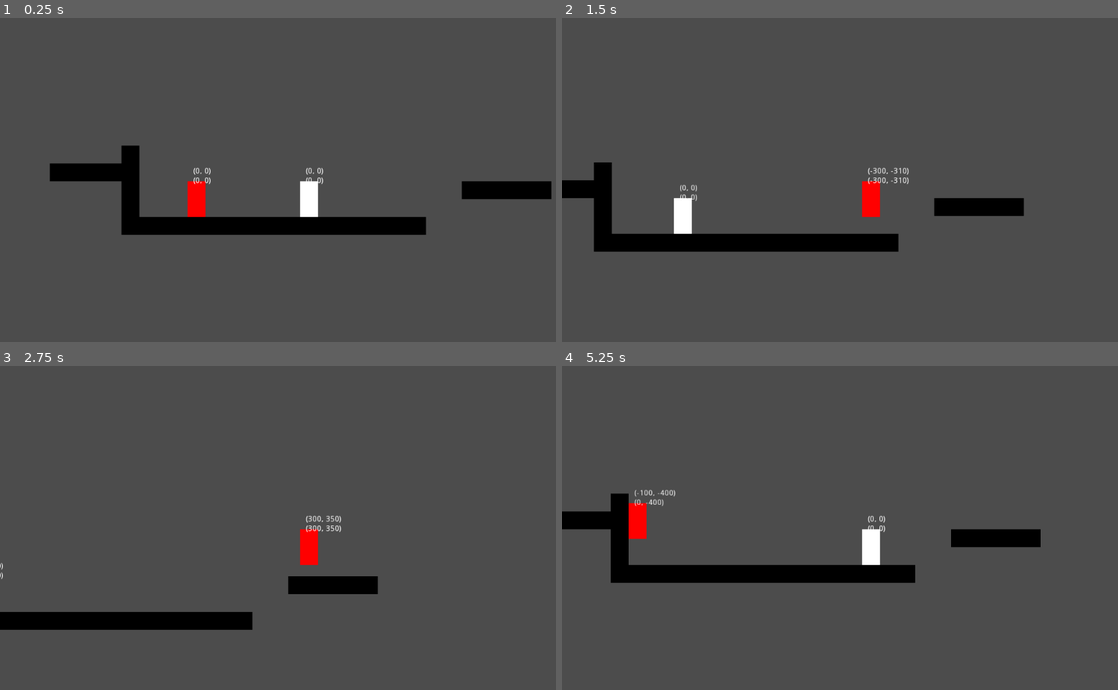
Above: before the commit, frames 1-4 (two rows, left to right).
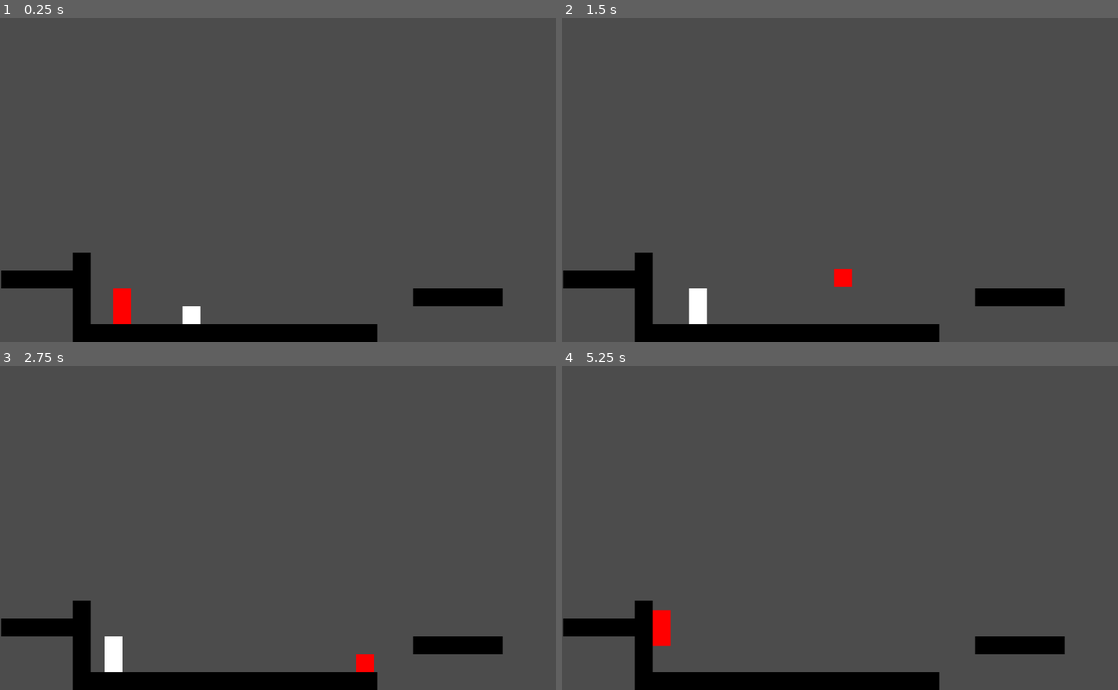
Above: after the commit, the same moments.

Repository: FireSquid6/Poltergeist-Heist
Game: Godot game, scene res://scenes/main.tscn
Same seed, same stepped clock (60 frames per second), same inputs: the game is played once before the commit and once after it.
Inputs:
- Up to frame 1 (0.25 s): no input
- Up to frame 2 (1.5 s): tap Enter at 0.5 s; hold Right (plr_right) 0.53-1.28 s; hold Up (plr_jump) 0.53-1.28 s; tap Z (plr_switch) at 0.6 s; hold Left (plr_left) from 1.28 s (still down); tap Up (plr_jump) at 1.35 s
- Up to frame 3 (2.75 s): tap Up (plr_jump) at 1.52, 1.82 s; tap Z (plr_switch) at 1.55, 2.1 s; release Left (plr_left) at 2.03 s; hold Right (plr_right) from 2.03 s (still down); hold Up (plr_jump) from 2.03 s (still down)
- Up to frame 4 (5.25 s): release Up (plr_jump) at 2.78 s; tap Z (plr_switch) at 2.85, 4.35, 5.1 s; tap Up (plr_jump) at 3.02, 3.32, 4.52, 4.82 s; release Right (plr_right) at 3.53 s; hold Up (plr_jump) 3.53-4.28 s; hold Left (plr_left) from 3.53 s (still down); hold Up (plr_jump) from 5.03 s (still down)

The runs differ from the first frame. In frame 1, 12% of the frame differs, in the area x 0-100%, y 39-100%; in frame 2, 12%; in frame 3, 8.5%; in frame 4, 12%.

Commit message:
fix player movement

Diff:
--- a/src/instances/controller/controller.gd
+++ b/src/instances/controller/controller.gd
@@ -18,11 +18,11 @@
 func switch_player(new_index):
 	# deactivate all players
 	for player in player_list:
-		player.deactivate()
+		player.state = player.STATES.IDLE
 
 	# activate the new player
 	new_index = clamp(new_index, 0, len(player_list) - 1)
-	player_list[player_selected].activate()
+	player_list[player_selected].state = player_list[player_selected].STATES.CONTROLLED
 
 
 func _process(delta):
--- a/src/instances/players/player.tscn
+++ b/src/instances/players/combined/combined.tscn
@@ -1,9 +1,6 @@
-[gd_scene load_steps=4 format=2]
+[gd_scene load_steps=3 format=2]
 
-[ext_resource path="res://instances/players/player.gd" type="Script" id=1]
-
-[sub_resource type="RectangleShape2D" id=2]
-extents = Vector2( 16.5, 20 )
+[ext_resource path="res://instances/players/lanky/player.gd" type="Script" id=1]
 
 [sub_resource type="RectangleShape2D" id=1]
 extents = Vector2( 16, 32 )
@@ -15,29 +12,20 @@
 script = ExtResource( 1 )
 
 [node name="FloorDetector" type="RayCast2D" parent="."]
-position = Vector2( 16, 64 )
+position = Vector2( 32, 64 )
 enabled = true
 cast_to = Vector2( 0, 1 )
 collision_mask = 3
-__meta__ = {
-"_edit_lock_": true
-}
 
-[node name="PushDetector" type="Area2D" parent="."]
-position = Vector2( 16, 32 )
-collision_layer = 0
-collision_mask = 2
-
-[node name="CollisionShape2D" type="CollisionShape2D" parent="PushDetector"]
-position = Vector2( 0.5, 12 )
-shape = SubResource( 2 )
+[node name="FloorDetector2" type="RayCast2D" parent="."]
+position = Vector2( 0, 64 )
+enabled = true
+cast_to = Vector2( 0, 1 )
+collision_mask = 3
 
 [node name="CollisionShape2D" type="CollisionShape2D" parent="."]
 position = Vector2( 16, 32 )
 shape = SubResource( 1 )
-__meta__ = {
-"_edit_lock_": true
-}
 
 [node name="Polygon2D" type="Polygon2D" parent="CollisionShape2D"]
 position = Vector2( -1, 15.6159 )
@@ -52,11 +40,8 @@
 [node name="JumpTime" type="Timer" parent="Timers"]
 one_shot = true
 
-[node name="Camera2D" type="Camera2D" parent="."]
-position = Vector2( -24, -12 )
-current = true
-
 [node name="Label" type="Label" parent="."]
+visible = false
 margin_left = 10.0
 margin_top = -25.0
 margin_right = 50.0
--- /dev/null
+++ b/src/instances/players/lanky/player.gd
@@ -0,0 +1,120 @@
+extends KinematicBody2D
+
+enum STATES {
+	CONTROLLED,
+	IDLE,
+	COMBINED
+}
+
+var state = STATES.IDLE setget state_set
+
+onready var velocity = Vector2(0,0)
+onready var on_floor = false
+export var accspd = 100
+export var deaccspd = 100
+export var maxspd = 300
+
+onready var can_jump = false
+onready var jumping = false
+export var jump_time = 0.2
+export var jump_spd = 400
+const GRV = 30
+
+
+func _physics_process(delta):
+	on_floor = $FloorDetector.is_colliding() or $FloorDetector2.is_colliding()
+
+	match state:
+		STATES.CONTROLLED:
+			# get input
+			var move = int(Input.is_action_pressed("plr_right")) - int(Input.is_action_pressed("plr_left"))
+			var jump = Input.is_action_pressed("plr_jump")
+
+			# move
+			# if moving, accelerate
+			if move != 0:
+				velocity.x += accspd * move
+
+				# decelerate to max spd
+				if abs(velocity.x) > maxspd:
+					velocity.x -= deaccspd * sign(velocity.x)
+
+			# decelerate if not moving
+			else:
+				# check if velocity needs to snap to 0
+				if abs(velocity.x) <= deaccspd:
+					velocity.x = 0
+				#otherwise just subtract deacceleration speed
+				else:
+					velocity.x -= deaccspd * sign(velocity.x)
+
+
+			# VERTICAL MOVEMENT
+			# start jump if on floor and pressed
+			if on_floor and jump:
+				on_jump()
+			# if already jumping
+			if jumping:
+				if !jump:
+					jumping = false
+			# if not on the floor, just fall
+			elif !on_floor:
+				velocity.y += GRV
+
+			# move and get new velocity
+			velocity = move_and_slide(velocity)
+
+			# change color and text
+			$CollisionShape2D/Polygon2D.color = Color(1, 0, 0, 1)
+
+		STATES.IDLE:
+			# move vertically
+			if !on_floor:
+				velocity.y += GRV
+
+			# decelerate
+			# check if velocity needs to snap to 0
+			if abs(velocity.x) <= deaccspd:
+				velocity.x = 0
+			#otherwise just subtract deacceleration speed
+			else:
+				velocity.x -= deaccspd * sign(velocity.x)
+
+			# move
+			velocity = move_and_slide(velocity)
+
+			# change color
+			$CollisionShape2D/Polygon2D.color = Color(1, 1, 1, 1)
+
+	$Label.text = str(velocity)
+
+var text = str(velocity)
+
+func push(vel):
+	velocity = move_and_slide(vel)
+
+# called whenever the player jumps
+func on_jump():
+	velocity.y -= jump_spd
+
+	jumping = true
+	can_jump = false
+
+	$Timers/JumpTime.wait_time = jump_time
+	$Timers/JumpTime.start()
+
+
+func _on_JumpTime_timeout():
+	jumping = false
+
+
+func state_set(new_state):
+	state = new_state
+
+	match state:
+		STATES.IDLE:
+			visible = true
+		STATES.CONTROLLED:
+			visible = true
+		STATES.COMBINED:
+			visible = false
--- /dev/null
+++ b/src/instances/players/lanky/player.tscn
@@ -0,0 +1,53 @@
+[gd_scene load_steps=3 format=2]
+
+[ext_resource path="res://instances/players/lanky/player.gd" type="Script" id=1]
+
+[sub_resource type="RectangleShape2D" id=1]
+extents = Vector2( 16, 32 )
+
+[node name="Player" type="KinematicBody2D"]
+position = Vector2( -32, -64 )
+collision_layer = 2
+collision_mask = 7
+script = ExtResource( 1 )
+
+[node name="FloorDetector" type="RayCast2D" parent="."]
+position = Vector2( 32, 64 )
+enabled = true
+cast_to = Vector2( 0, 1 )
+collision_mask = 3
+
+[node name="FloorDetector2" type="RayCast2D" parent="."]
+position = Vector2( 0, 64 )
+enabled = true
+cast_to = Vector2( 0, 1 )
+collision_mask = 3
+
+[node name="CollisionShape2D" type="CollisionShape2D" parent="."]
+position = Vector2( 16, 32 )
+shape = SubResource( 1 )
+
+[node name="Polygon2D" type="Polygon2D" parent="CollisionShape2D"]
+position = Vector2( -1, 15.6159 )
+scale = Vector2( 1.5, 1.984 )
+polygon = PoolVector2Array( -10, -24, -10, 8.25812, 11.3333, 8.25812, 11.3333, -24 )
+__meta__ = {
+"_edit_lock_": true
+}
+
+[node name="Timers" type="Node" parent="."]
+
+[node name="JumpTime" type="Timer" parent="Timers"]
+one_shot = true
+
+[node name="Label" type="Label" parent="."]
+visible = false
+margin_left = 10.0
+margin_top = -25.0
+margin_right = 50.0
+margin_bottom = -11.0
+__meta__ = {
+"_edit_use_anchors_": false
+}
+
+[connection signal="timeout" from="Timers/JumpTime" to="." method="_on_JumpTime_timeout"]
--- a/src/instances/players/player.gd
+++ /dev/null
@@ -1,108 +0,0 @@
-extends KinematicBody2D
-
-enum STATES {
-	CONTROLLED,
-	IDLE,
-	COMBINING
-}
-
-onready var state = STATES.IDLE
-
-onready var velocity = Vector2(0,0)
-onready var myspd = 0
-const accspd = 100
-const deaccspd = 100
-const maxspd = 300
-
-onready var can_jump = false
-onready var jumping = false
-const jump_time = 0.2
-const jump_spd = 400
-const GRV = 30
-
-
-func process_movement(move, jump, delta):
-	# if moving, accelerate
-	if move != 0:
-		velocity.x += accspd * move
-
-		# decelerate to max spd
-		if abs(velocity.x) > maxspd:
-			velocity.x -= deaccspd * sign(velocity.x)
-
-	# decelerate if not moving
-	else:
-		# check if velocity needs to snap to 0
-		if abs(velocity.x) <= deaccspd:
-			velocity.x = 0
-		#otherwise just subtract deacceleration speed
-		else:
-			velocity.x -= deaccspd * sign(velocity.x)
-
-
-	# VERTICAL MOVEMENT
-	# check if on floor
-	var on_floor = $FloorDetector.is_colliding()
-
-
-	# start jump if on floor and pressed
-	if on_floor and jump:
-		on_jump()
-	# if already jumping
-	if jumping:
-		if !jump:
-			jumping = false
-	# if not on the floor, just fall
-	elif !on_floor:
-		velocity.y += GRV
-
-	# move and get new velocity
-	var string = str(velocity)
-	velocity = move_and_slide(velocity)
-
-	string += "\n" + str(velocity)
-	$Label.text = string
-
-	# return the collision data
-
-func _physics_process(delta):
-	match state:
-		STATES.CONTROLLED:
-			var move = int(Input.is_action_pressed("plr_right")) - int(Input.is_action_pressed("plr_left"))
-			var jump = Input.is_action_pressed("plr_jump")
-
-			var collision = process_movement(move, jump, delta)
-
-			$CollisionShape2D/Polygon2D.color = Color(1, 0, 0, 1)
-
-			# handle pushing entities
-			if collision != null:
-				if collision.collider.get_collision_mask_bit(2): # if the collided object is a player
-					collision.collider.velocity = velocity
-
-		STATES.IDLE:
-			$CollisionShape2D/Polygon2D.color = Color(1, 1, 1, 1)
-			process_movement(0, false, delta)
-
-
-# called whenever the player jumps
-func on_jump():
-	velocity.y -= jump_spd
-
-	jumping = true
-	can_jump = false
-
-	$Timers/JumpTime.wait_time = jump_time
-	$Timers/JumpTime.start()
-
-
-func _on_JumpTime_timeout():
-	jumping = false
-
-
-func activate():
-	state = STATES.CONTROLLED
-
-
-func deactivate():
-	state = STATES.IDLE
--- /dev/null
+++ b/src/instances/players/stubby/stubby.tscn
@@ -0,0 +1,51 @@
+[gd_scene load_steps=3 format=2]
+
+[ext_resource path="res://instances/players/lanky/player.gd" type="Script" id=1]
+
+[sub_resource type="RectangleShape2D" id=1]
+extents = Vector2( 16, 16 )
+
+[node name="Player" type="KinematicBody2D"]
+position = Vector2( -32, -64 )
+collision_layer = 2
+collision_mask = 7
+script = ExtResource( 1 )
+jump_time = 0.1
+
+[node name="FloorDetector" type="RayCast2D" parent="."]
+position = Vector2( 32, 64 )
+enabled = true
+cast_to = Vector2( 0, 1 )
+collision_mask = 3
+
+[node name="FloorDetector2" type="RayCast2D" parent="."]
+position = Vector2( 0, 64 )
+enabled = true
+cast_to = Vector2( 0, 1 )
+collision_mask = 3
+
+[node name="CollisionShape2D" type="CollisionShape2D" parent="."]
+position = Vector2( 16, 48 )
+shape = SubResource( 1 )
+
+[node name="Polygon2D" type="Polygon2D" parent="CollisionShape2D"]
+position = Vector2( -1, 19.7119 )
+scale = Vector2( 1.5, 1.488 )
+polygon = PoolVector2Array( -10, -24, -10, -2.49459, 11.3333, -2.49459, 11.3333, -24 )
+
+[node name="Timers" type="Node" parent="."]
+
+[node name="JumpTime" type="Timer" parent="Timers"]
+one_shot = true
+
+[node name="Label" type="Label" parent="."]
+visible = false
+margin_left = 10.0
+margin_top = -25.0
+margin_right = 50.0
+margin_bottom = -11.0
+__meta__ = {
+"_edit_use_anchors_": false
+}
+
+[connection signal="timeout" from="Timers/JumpTime" to="." method="_on_JumpTime_timeout"]
--- a/src/project.godot
+++ b/src/project.godot
@@ -10,9 +10,13 @@
 
 [application]
 
-config/name="Godot Wild Jam #42"
+config/name="Godot Wild Jam #43"
 run/main_scene="res://scenes/main.tscn"
 config/icon="res://icon.png"
+
+[audio]
+
+default_bus_layout=""
 
 [importer_defaults]
 
--- a/src/scenes/main.tscn
+++ b/src/scenes/main.tscn
@@ -1,8 +1,9 @@
-[gd_scene load_steps=4 format=2]
+[gd_scene load_steps=5 format=2]
 
 [ext_resource path="res://instances/walls/walls.tscn" type="PackedScene" id=1]
-[ext_resource path="res://instances/players/player.tscn" type="PackedScene" id=2]
+[ext_resource path="res://instances/players/lanky/player.tscn" type="PackedScene" id=2]
 [ext_resource path="res://instances/controller/controller.tscn" type="PackedScene" id=3]
+[ext_resource path="res://instances/players/stubby/stubby.tscn" type="PackedScene" id=4]
 
 [node name="Main" type="Node2D"]
 
@@ -11,8 +12,12 @@
 
 [node name="Controller" parent="." instance=ExtResource( 3 )]
 
-[node name="Player" parent="Controller" instance=ExtResource( 2 )]
-position = Vector2( -42, -70 )
+[node name="Lanky" parent="Controller" instance=ExtResource( 2 )]
+position = Vector2( -88, -74 )
 
-[node name="Player2" parent="Controller" instance=ExtResource( 2 )]
-position = Vector2( 159, -88 )
+[node name="Stubby" parent="Controller" instance=ExtResource( 4 )]
+position = Vector2( 36, -100 )
+
+[node name="Camera2D" type="Camera2D" parent="."]
+position = Vector2( 222, -268 )
+current = true
Not shown, added: src/.mono/metadata/ide_messaging_meta.txt
